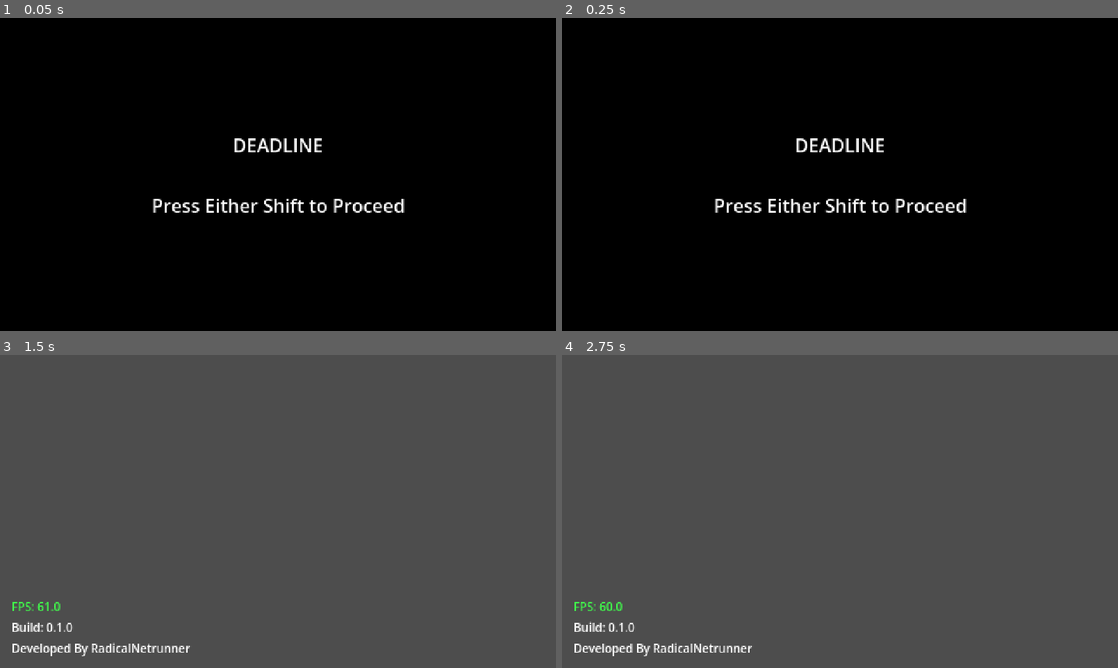
Above: before the commit, frames 1-4 (two rows, left to right).
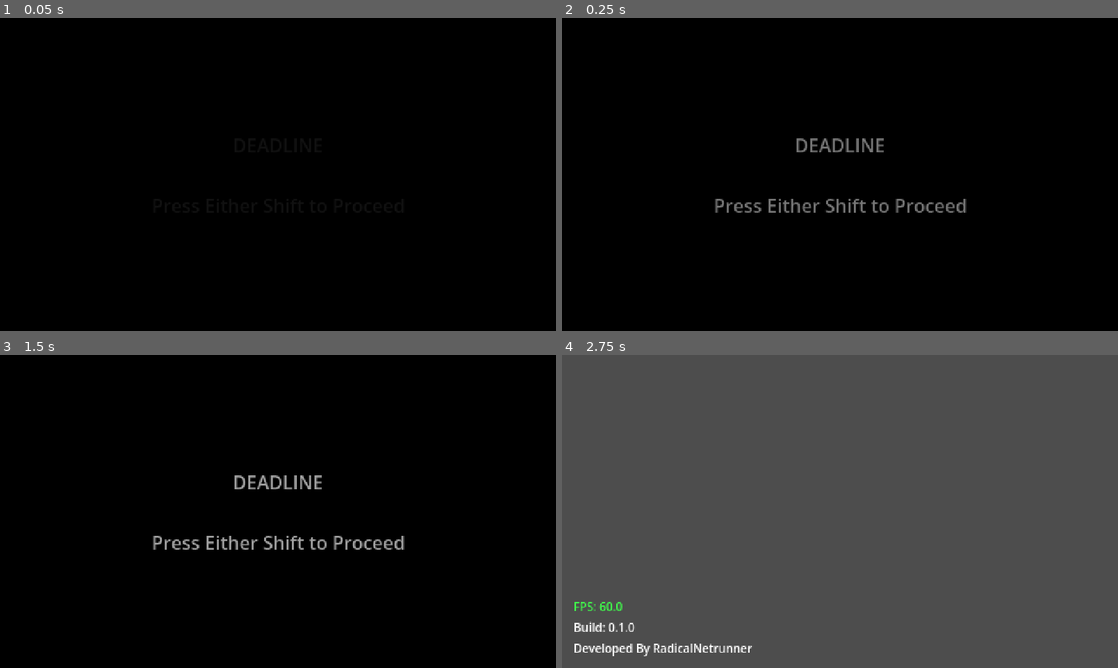
Above: after the commit, the same moments.

Repository: mcneiljv/game-off-2026
Game: Godot game, scene res://src/core/main_game/title_screen.tscn
Two runs of this game, one before a commit and one after it. Both use one fixed random seed, a clock stepped at 60 frames per second and the inputs below.
Inputs:
- Up to frame 1 (0.05 s): no input
- Up to frame 2 (0.25 s): no input
- Up to frame 3 (1.5 s): tap Enter at 1.25 s; hold Shift (left_shift) from 1.28 s (still down)
- Up to frame 4 (2.75 s): release Shift (left_shift) at 2.03 s

The runs differ from the first frame. In frame 1, 1.3% of the frame differs, in the area x 27-73%, y 38-63%; in frame 2, 1.2%; in frame 3, 100%, in the area x 0-100%, y 0-100%; in frame 4, nothing differs.

Commit message:
Add scene transition; Add scene transition to global vars

Diff:
--- a/project.godot
+++ b/project.godot
@@ -14,6 +14,10 @@
 config/version="0.1.0"
 run/main_scene="uid://dv4effx2wg27c"
 config/features=PackedStringArray("4.7", "Forward Plus")
+
+[autoload]
+
+SceneTransition="*uid://vilbkj8iwt1h"
 
 [display]
 
--- /dev/null
+++ b/src/core/main_game/scene_transition.gd
@@ -0,0 +1,21 @@
+extends CanvasLayer
+
+@onready var animation_player: AnimationPlayer = $ColorRect/AnimationPlayer
+
+
+# Called when the node enters the scene tree for the first time.
+func _ready() -> void:
+	_fade_backwards()
+
+
+func transition_to(next_scene: PackedScene) -> void:
+	# Plays the fade animation and wait until it finishes
+	animation_player.play("fade")
+	await animation_player.animation_finished
+	# Changes the scene
+	get_tree().change_scene_to_packed(next_scene)
+	_fade_backwards()
+
+
+func _fade_backwards() -> void:
+	animation_player.play_backwards("fade")
--- /dev/null
+++ b/src/core/main_game/scene_transition.tscn
@@ -0,0 +1,56 @@
+[gd_scene format=3 uid="uid://vilbkj8iwt1h"]
+
+[ext_resource type="Script" uid="uid://bu7pudxwas8r8" path="res://src/core/main_game/scene_transition.gd" id="1_k6xtd"]
+
+[sub_resource type="Animation" id="Animation_501is"]
+length = 0.001
+tracks/0/type = "value"
+tracks/0/imported = false
+tracks/0/enabled = true
+tracks/0/path = NodePath("ColorRect:color")
+tracks/0/interp = 1
+tracks/0/loop_wrap = true
+tracks/0/keys = {
+"times": PackedFloat32Array(0),
+"transitions": PackedFloat32Array(1),
+"update": 0,
+"values": [Color(0, 0, 0, 1)]
+}
+
+[sub_resource type="Animation" id="Animation_sor57"]
+resource_name = "fade"
+length = 0.5
+tracks/0/type = "value"
+tracks/0/imported = false
+tracks/0/enabled = true
+tracks/0/path = NodePath("ColorRect:color")
+tracks/0/interp = 1
+tracks/0/loop_wrap = true
+tracks/0/keys = {
+"times": PackedFloat32Array(0, 0.5),
+"transitions": PackedFloat32Array(1, 1),
+"update": 0,
+"values": [Color(0, 0, 0, 0), Color(0, 0, 0, 1)]
+}
+
+[sub_resource type="AnimationLibrary" id="AnimationLibrary_73bks"]
+_data = {
+&"RESET": SubResource("Animation_501is"),
+&"fade": SubResource("Animation_sor57")
+}
+
+[node name="SceneTransition" type="CanvasLayer" unique_id=1933346266]
+layer = 0
+script = ExtResource("1_k6xtd")
+
+[node name="ColorRect" type="ColorRect" parent="." unique_id=2094956030]
+anchors_preset = 15
+anchor_right = 1.0
+anchor_bottom = 1.0
+grow_horizontal = 2
+grow_vertical = 2
+color = Color(0, 0, 0, 1)
+
+[node name="AnimationPlayer" type="AnimationPlayer" parent="ColorRect" unique_id=118210076]
+root_node = NodePath("../..")
+libraries/ = SubResource("AnimationLibrary_73bks")
--- a/src/core/main_game/title_screen.gd
+++ b/src/core/main_game/title_screen.gd
@@ -3,6 +3,10 @@
 const MAIN = preload("uid://dit32yg2dnkou")
 
 
+func _ready() -> void:
+	pass
+
+
 func _unhandled_input(event: InputEvent) -> void:
 	if event.is_action_pressed("left_shift") or event.is_action_pressed("right_shift"):
-		get_tree().change_scene_to_packed(MAIN)
+		SceneTransition.transition_to(MAIN)
--- a/src/core/main_game/title_screen.tscn
+++ b/src/core/main_game/title_screen.tscn
@@ -6,15 +6,9 @@
 script = ExtResource("1_nn47b")
 
 [node name="VBoxContainer" type="VBoxContainer" parent="." unique_id=617398491]
-anchors_preset = 8
-anchor_left = 0.5
-anchor_top = 0.5
-anchor_right = 0.5
-anchor_bottom = 0.5
-offset_left = -240.0
-offset_top = -135.0
-offset_right = 240.0
-offset_bottom = 135.0
+anchors_preset = 15
+anchor_right = 1.0
+anchor_bottom = 1.0
 grow_horizontal = 2
 grow_vertical = 2
 
Not shown, added: src/core/main_game/scene_transition.gd.uid
